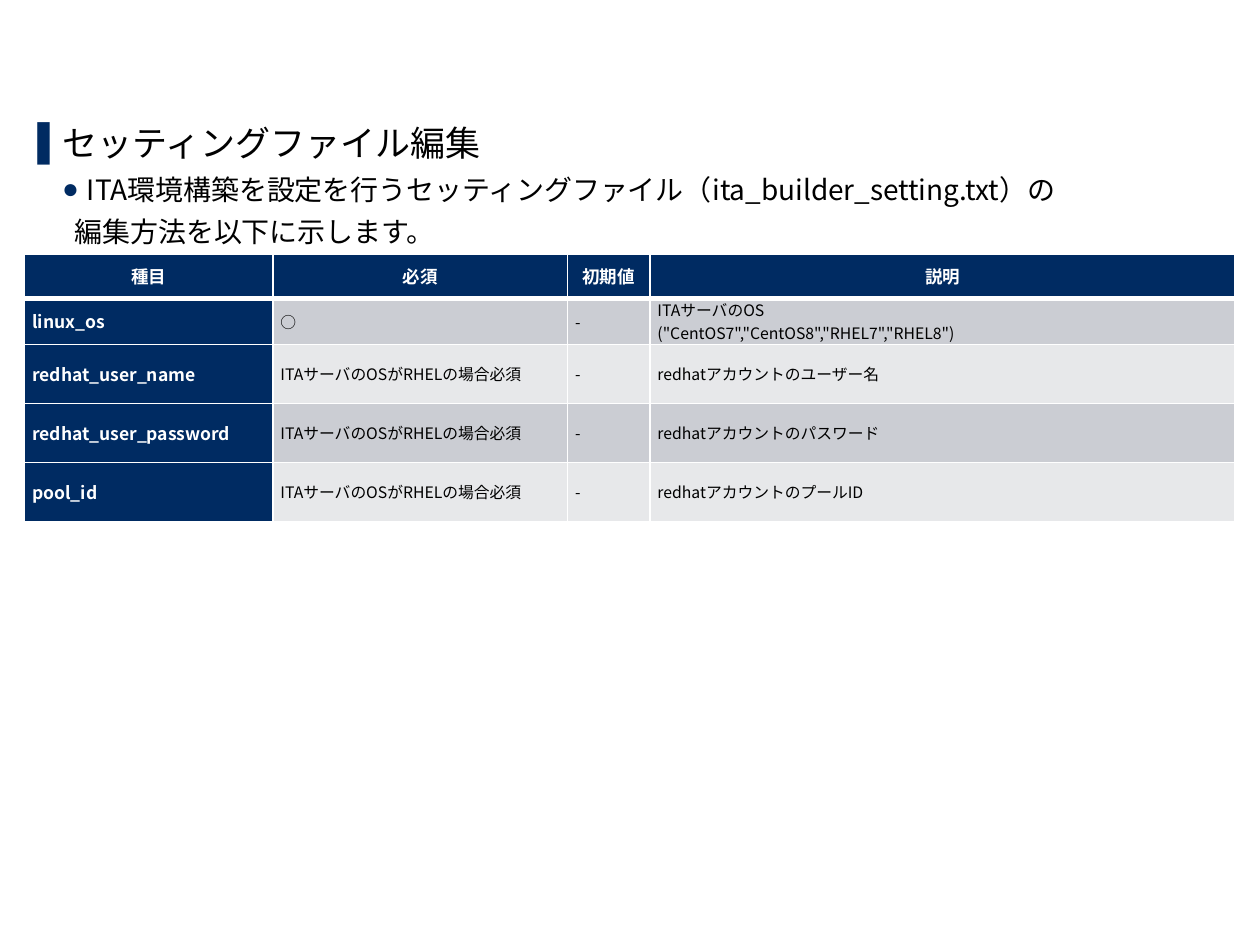
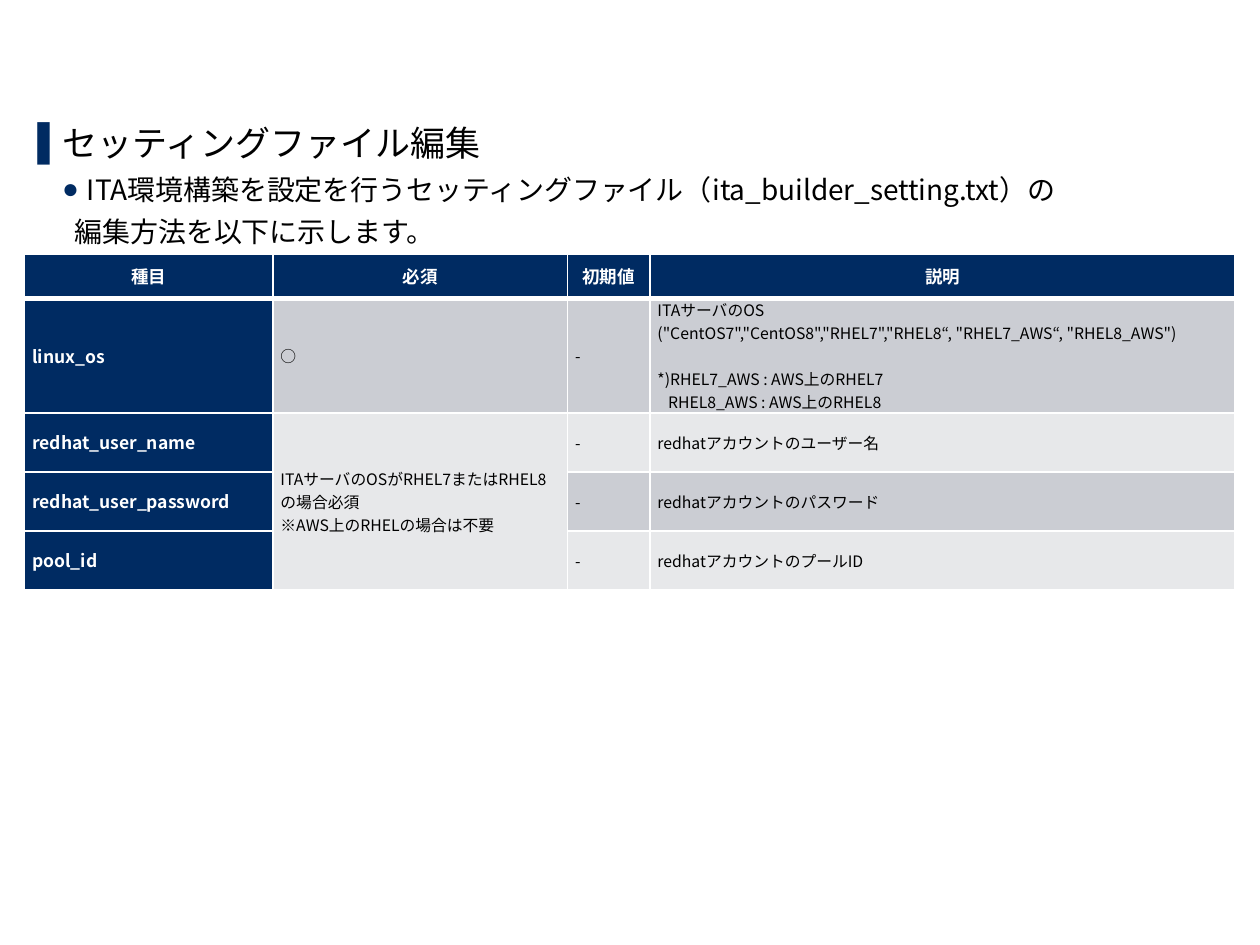
Before and after one commit to exastro-suite/it-automation-docs, a slide deck: slide 14 of asset/Learn_ja/ITA-offline-install_ja.pptx. Drawn at 1260x945 pixels with LibreOffice and Linux fonts; fonts in the diff are those of the drawing; background and template pictures are left out. Boxes give left, top, right and bottom in pixels: in the first picture for what was removed or moved away, otherwise in the second. Text is boxed around its words. In the diff, an @@ line names an element or a change of style, - is before the commit and + after.

Commit message:
2020/02/10 20:02:30

```diff
--- a/asset/Learn_ja/ITA-offline-install_ja.pptx
+++ b/asset/Learn_ja/ITA-offline-install_ja.pptx
@@ table at <box>25,255,1236,575</box> @@
@@ row 2, column 4: "ITAサーバのOS / ("CentOS7","CentOS8","RHEL7","RHEL8")" to "ITAサーバのOS / ("CentOS7","CentOS8","RHEL7","RHEL8“, "RHEL7_AWS“, "RHEL8_AWS") / *)RHEL7_AWS : AWS上のRHEL7 / RHEL8_AWS : AWS上のRHEL8" @@
-row 3, column 2: ITAサーバのOSがRHELの場合必須
+row 3, column 2: ITAサーバのOSがRHEL7またはRHEL8の場合必須 / ※AWS上のRHELの場合は不要
-row 4, column 2: ITAサーバのOSがRHELの場合必須
+row 4, column 2: 
-row 5, column 2: ITAサーバのOSがRHELの場合必須
+row 5, column 2: 
```
Also in this commit, not shown: 1 other slide changed.
